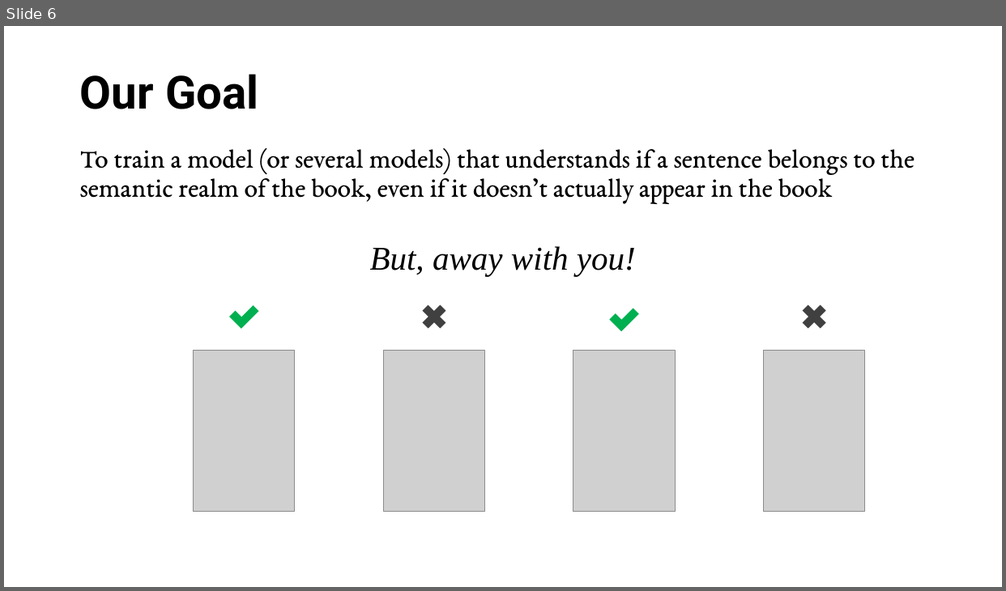
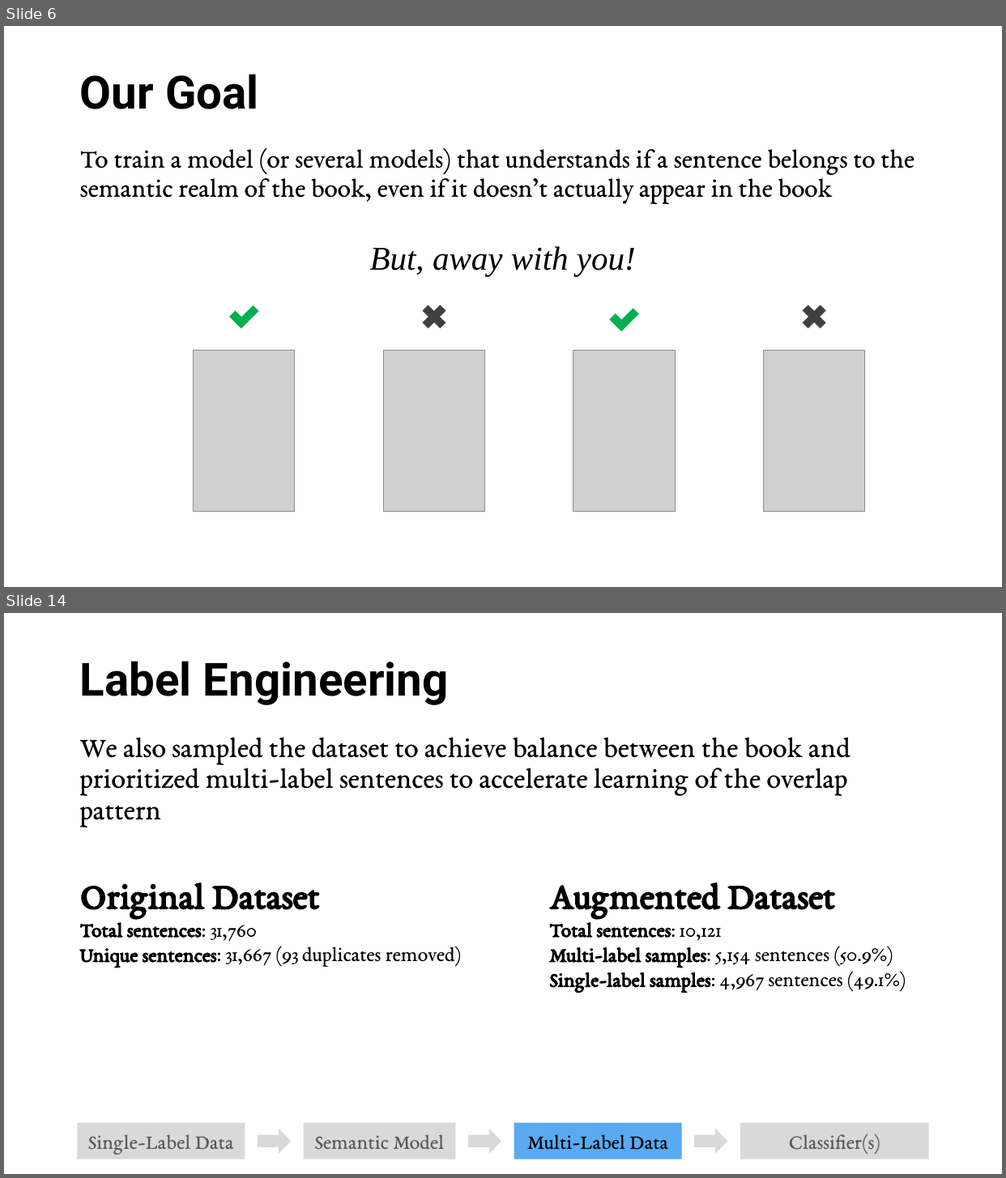
Before and after one commit to gonhonig/books-classification, a slide deck: book classification presentation.pptx. Shown one above the other, each under a label of ours: slide 6 before the commit, slides 6 and 14 after it; the slides between them are not shown. The pictures are 1006x591 and 1006x1178 pixels, drawn with LibreOffice and Linux fonts; fonts in the diff are those of the drawing; grey boxes stand for pictures. Boxes give left, top, right and bottom in pixels: in the first picture for what was removed or moved away, otherwise in the second. Text is boxed around its words. In the diff, an @@ line names an element or a change of style, - is before the commit and + after.

```diff
--- a/book classification presentation.pptx
+++ b/book classification presentation.pptx
@@ slide 14 added at bbox=[4, 613, 1002, 1174], background #FFFFFF @@
@@ title added at bbox=[80, 661, 449, 705], 44 pt, text #000000, bold @@
+Label Engineering
@@ text added at bbox=[80, 737, 850, 828], 28 pt, text #000000 @@
+We also sampled the dataset to achieve balance between the book and prioritized multi-label sentences to accelerate learning of the overlap pattern
@@ text added at bbox=[80, 883, 461, 967], 20 pt, text #000000, bold @@
+Original Dataset
+Total sentences: 31,760
+Unique sentences: 31,667 (93 duplicates removed)
@@ text added at bbox=[549, 883, 906, 992], 20 pt, text #000000, bold @@
+Augmented Dataset
+Total sentences: 10,121
+Multi-label samples: 5,154 sentences (50.9%)
+Single-label samples: 4,967 sentences (49.1%)
@@ rectangle added at bbox=[78, 1123, 245, 1161], fill #D9D9D9, 20 pt, text #595959 @@
+Single-Label Data
@@ right arrow added at bbox=[258, 1129, 292, 1153], fill #D9D9D9 @@
@@ rectangle added at bbox=[304, 1123, 455, 1161], fill #D9D9D9, 20 pt, text #595959 @@
+Semantic Model
@@ right arrow added at bbox=[468, 1129, 502, 1153], fill #D9D9D9 @@
@@ rectangle added at bbox=[513, 1123, 681, 1161], fill #59AAF2, 20 pt, text #000000 @@
+Multi-Label Data
@@ right arrow added at bbox=[694, 1129, 728, 1153], fill #D9D9D9 @@
@@ rectangle added at bbox=[740, 1123, 929, 1161], fill #D9D9D9, 20 pt, text #595959 @@
+Classifier(s)
```
Also in this commit, not shown: 3 slides changed, 15 other slides added, 44 other files.
